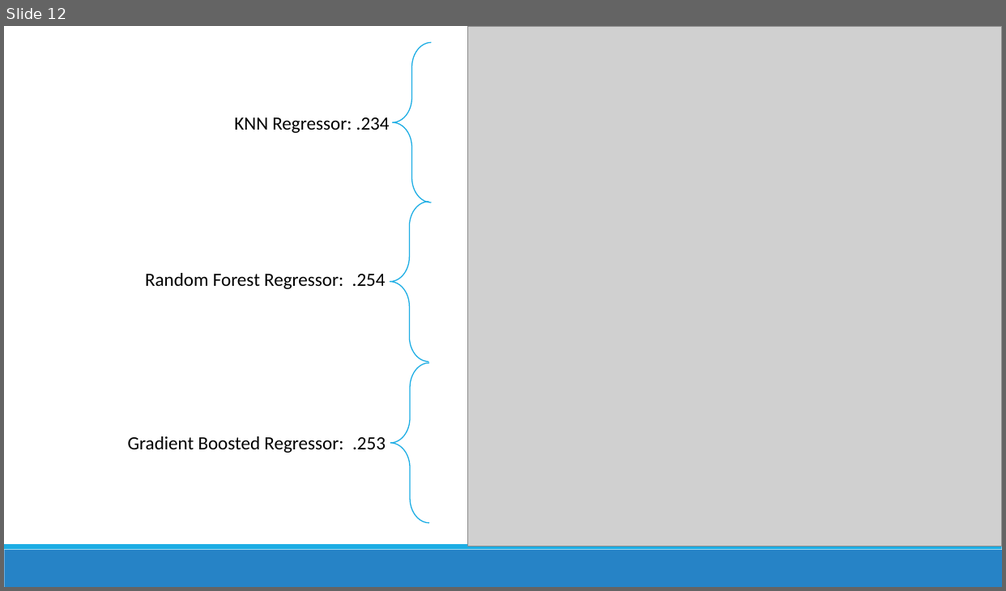
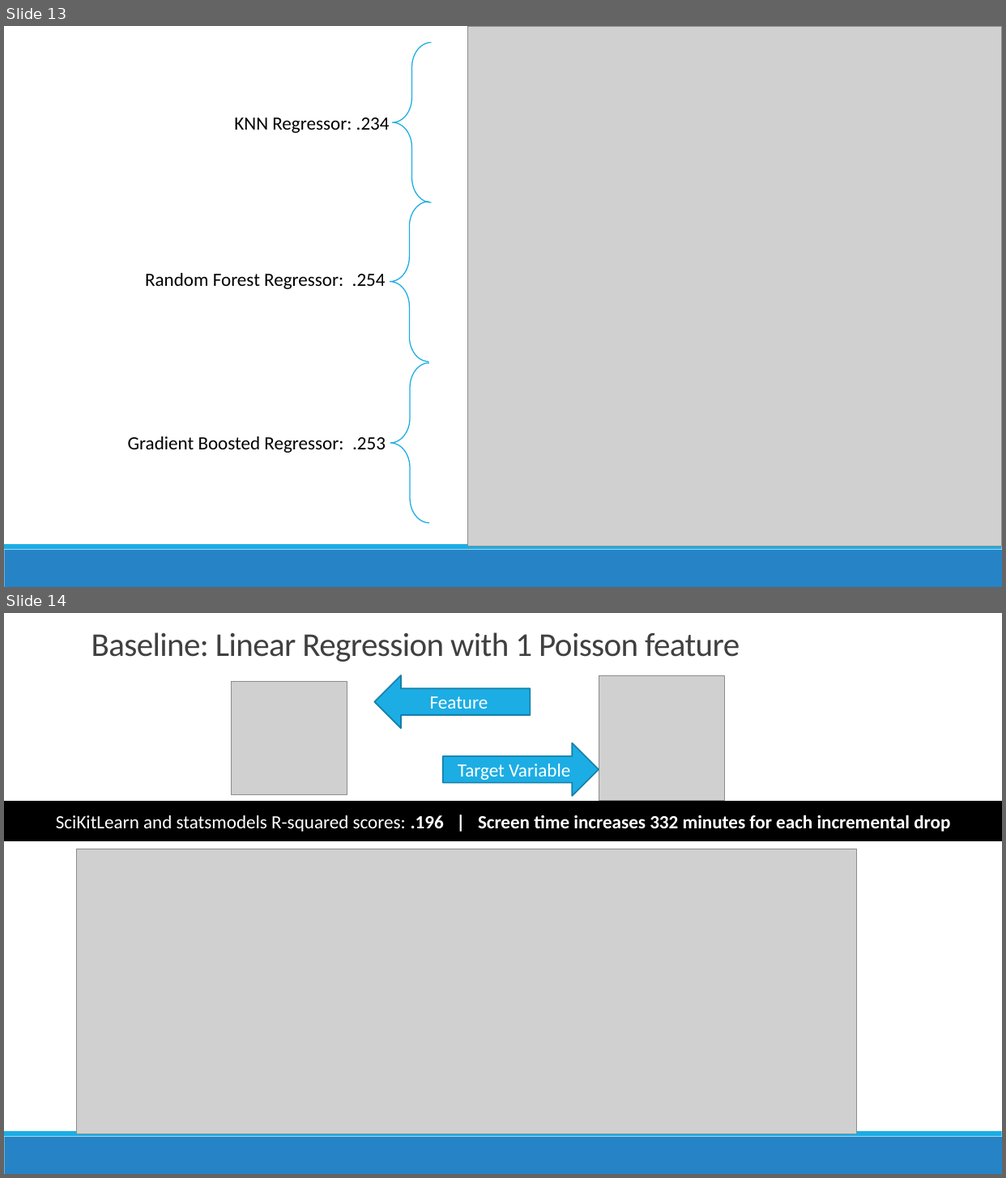
Before and after one commit to conditg/predicting-disruption, a slide deck: Capstone.pptx. Shown one above the other, each under a label of ours: slide 12 before the commit, slides 13 and 14 after it. The pictures are 1006x591 and 1006x1178 pixels, drawn with LibreOffice and Linux fonts; fonts in the diff are those of the drawing; grey boxes stand for pictures. Boxes give left, top, right and bottom in pixels: in the first picture for what was removed or moved away, otherwise in the second. Text is boxed around its words. In the diff, an @@ line names an element or a change of style, - is before the commit and + after.

```diff
--- a/Capstone.pptx
+++ b/Capstone.pptx
@@ slide 14 added at [4,613,1002,1174], background #FFFFFF; not listed: 2 template elements that a slide beside it also shows @@
@@ title added at [91,632,739,662], 32 pt, text #404040 @@
+Baseline: Linear Regression with 1 Poisson feature
@@ picture added at [231,682,347,795] @@
@@ right arrow added at [374,675,530,728], fill #1CADE4, outline #1580A9 1.25 pt, 18 pt, text #FFFFFF @@
+Feature
@@ picture added at [599,676,725,801] @@
@@ rectangle added at [74,749,937,761], fill #FFFFFF, outline #FFFFFF 1.25 pt @@
@@ right arrow added at [443,743,599,796], fill #1CADE4, outline #1580A9 1.25 pt, 18 pt, text #FFFFFF @@
+Target Variable
@@ rectangle added at [4,802,1002,841], fill #000000, outline #000000 1.25 pt, 18 pt, text #FFFFFF, bold @@
+SciKitLearn and statsmodels R-squared scores: .196 | Screen time increases 332 minutes for each incremental drop
@@ picture added at [77,849,857,1135] @@
@@ what was slide 12 is now slide 13 @@
```
Also in this commit, not shown: 3 slides changed, 9 other slides added, 2 other files.
